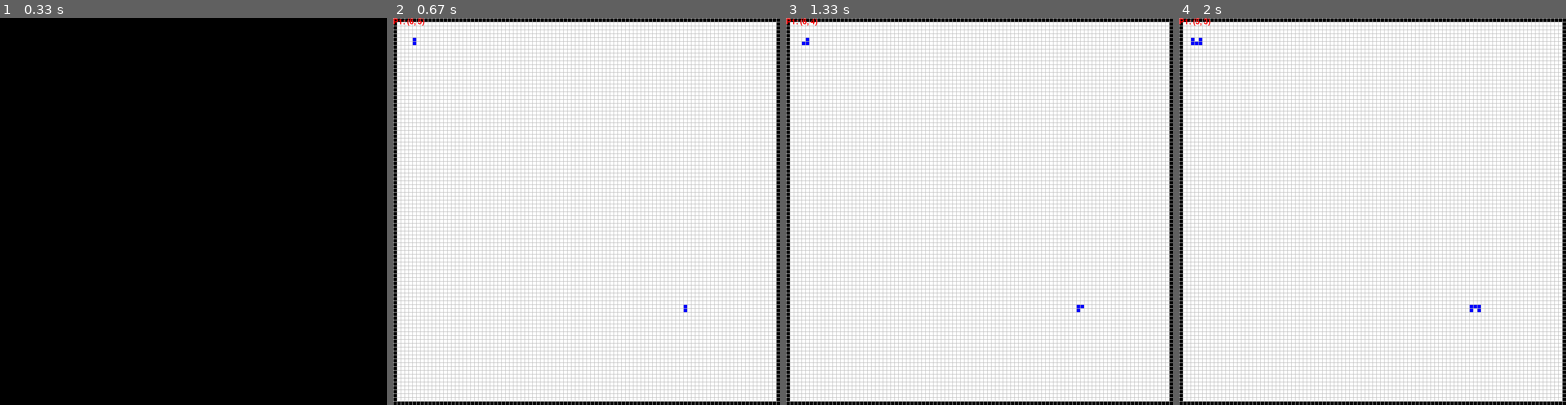
Above: before the commit, frames 1-4 (left to right).
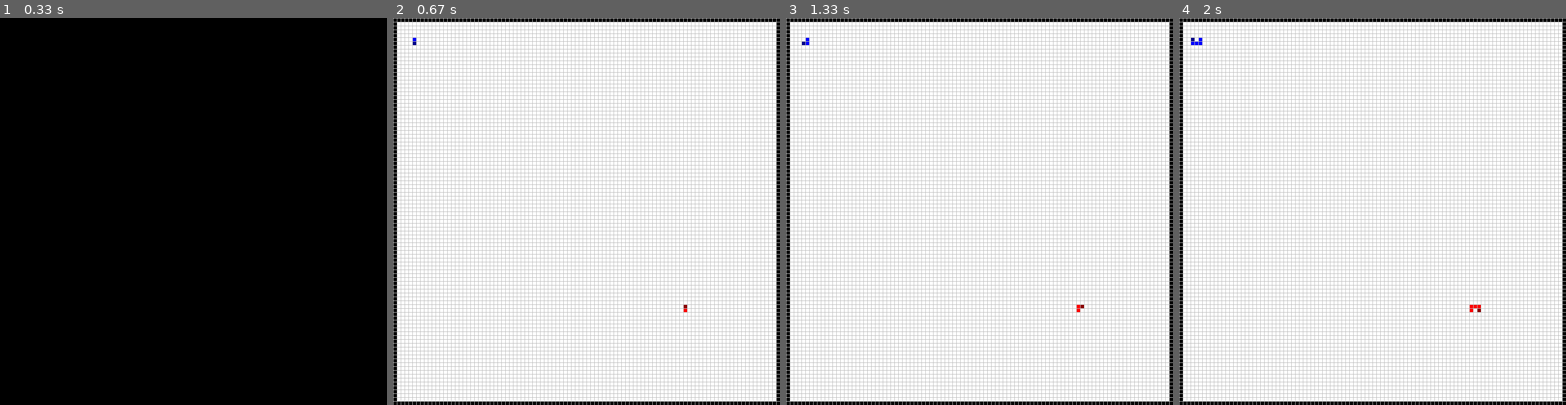
Above: after the commit, the same moments.

Repository: skulumani/tron
Game: pygame game, started from interface.py
Same seed, same stepped clock (60 frames per second), same inputs: the game is played once before the commit and once after it.
Inputs:
- Up to frame 1 (0.33 s): no input
- Up to frame 2 (0.67 s): hold R from 0.33 s (still down); hold Right from 0.33 s (still down)
- Up to frame 3 (1.33 s): release R at 0.8 s; release Right at 0.8 s; hold Right 0.83-1.3 s
- Up to frame 4 (2 s): hold Up 1.33-1.88 s; hold Right from 1.92 s (still down)

Frame 1 is identical in both runs. In frame 2, less than 0.1% of the frame differs, in the area x 0-76%, y 0-76%; in frame 3, less than 0.1%; in frame 4, 0.1%, in the area x 0-78%, y 0-76%.

Commit message:
Improve colors

Diff:
--- a/interface.py
+++ b/interface.py
@@ -4,14 +4,24 @@
 import tron
 
 COLORS = {key:value[0:3] for key, value in pygame.colordict.THECOLORS.items()}
-
+COLOR_PAIRS =  [(COLORS['blue4'], COLORS['blue1']),
+                (COLORS['red4'], COLORS['red1']),
+                (COLORS['darkorange4'], COLORS['darkorange1']),
+                (COLORS['darkorchid4'], COLORS['darkorchid1']),
+                (COLORS['aquamarine4'],COLORS['aquamarine1']),
+                (COLORS['brown4'], COLORS['brown1']),
+                (COLORS['cadetblue4'], COLORS['cadetblue1']),
+                (COLORS['chartreuse4'], COLORS['chartreuse1']),
+                (COLORS['coral4'], COLORS['coral1']),
+                (COLORS['cyan4'], COLORS['cyan1']),
+                (COLORS['darkgoldenrod4'], COLORS['darkgoldenrod1'])]
 class Text():
 
     def __init__(self,size=16):
         self.font = pygame.font.Font(pygame.font.get_default_font(), size)
 
-    def draw(self, string, color=COLORS['red']):
-        return self.font.render(string, True, color)
+    def draw(self, string, color=COLORS['red'], background=COLORS['black']):
+        return self.font.render(string, True, color, background)
 
 class UserInterface():
 
@@ -22,6 +32,15 @@
         self.game = tron.Tron(size=100, num_players=2)
         observation = self.game.reset()
         self.running = True
+
+        # player colors
+        num_players = self.game.num_players
+        if num_players <= 2:
+            self.player_colors = [{'head': COLOR_PAIRS[c][0], 'tail': COLOR_PAIRS[c][1]} for c in range(0, num_players)]
+        elif num_players <= len(COLOR_PAIRS):
+            self.player_colors = [{'head': COLOR_PAIRS[c][0], 'tail': COLOR_PAIRS[c][1]} for c in np.random.choice(np.arange(0,len(COLOR_PAIRS)), num_players)]
+        else:
+            self.player_colors = [{'head': COLORS[c[0]], 'tail':COLORS[c[1]]} for c in np.random.choice(list(COLORS), (num_players, 2))]
 
         board = observation['board']
         rows = observation['board'].shape[0]
@@ -47,16 +66,22 @@
         # text object
         self.position_text = Text(size=16)
 
+    def _reset(self):
+        """Intialize everything"""
+        pass
     def _build_board(self, observation):
         """Turn current game state into surface for pygame"""
 
         board = observation['board']
-
+        positions = observation['positions']
         # draw tails
-        for ii in range(1, board.shape[2]):
-            self.image[board[:, :, ii] == 1] = COLORS['blue']
+        for idx, color_dict in enumerate(self.player_colors):
+            self.image[board[:, :, idx+1] == 1] = color_dict['tail']
 
         # draw heads
+        for p, color_dict in zip(positions, self.player_colors):
+            # import pdb;pdb.set_trace()
+            self.image[p[0],p[1],:] = color_dict['head']
 
         # build surface
         pygame.surfarray.blit_array(self.surf, self.image.swapaxes(0, 1))
@@ -90,6 +115,10 @@
                     action = tron.Turn.LEFT_90
                 elif event.key in (pygame.K_UP,):
                     action = tron.Turn.STRAIGHT
+                elif event.key in (pygame.K_r,):
+                    # reset game
+                    self.game.reset()
+                    self.done = False
 
         # get a user action (or from an agent)
         return action
@@ -100,17 +129,15 @@
         observation, done, status = self.game.move(*action)
         return observation, done, status
 
-    def render(self, observation):
+    def render(self, observation, string):
         # draw surface
         self._build_board(observation)
 
         pygame.transform.scale(self.surf, (self.WIDTH, self.HEIGHT), self.scaled_surf)
         self.scaled_surf = self._draw_grid(self.scaled_surf)
 
-        # flip image
-        # self.scaled_surf = pygame.transform.flip(self.scaled_surf, False, True)
         # add text
-        self.scaled_surf.blit(self.position_text.draw("P1: {}".format(observation['positions'][0])), (0,0))
+        self.scaled_surf.blit(self.position_text.draw(string), (0,0))
 
         # self.window.fill(UserInterface.COLORS['white'])
         self.window.blit(self.scaled_surf, (0, 0))
@@ -118,13 +145,12 @@
 
     def run(self):
         """Game loop"""
-        done = False
+        self.done = False
         while self.running:
             action = self.process_input()
-            if action is not None and not done:
-                observation, done, status = self.update(action, action)
-                print(observation['positions'][0])
-                self.render(observation)
+            if action is not None and not self.done:
+                observation, self.done, status = self.update(action, action)
+                self.render(observation, "END" if self.done else "")
             self.clock.tick(60)
 
         pygame.quit()
